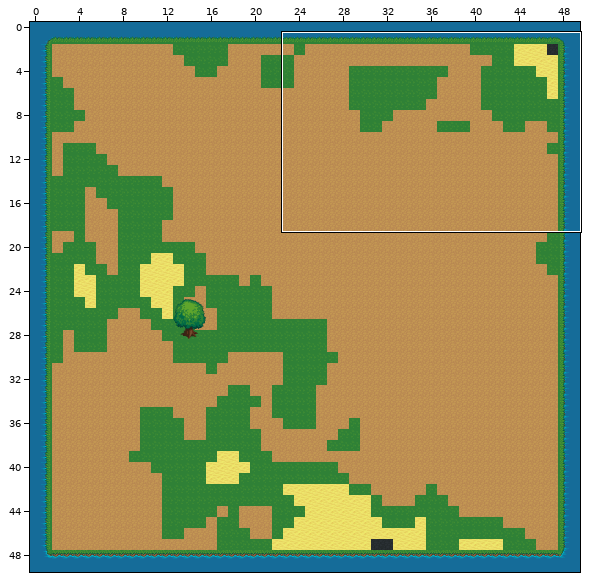
Tiled map, stored at core/assets/generTest.tmx. The picture above shows the old version from afar; the outline marks the close-up.
Close-up. Earlier state:
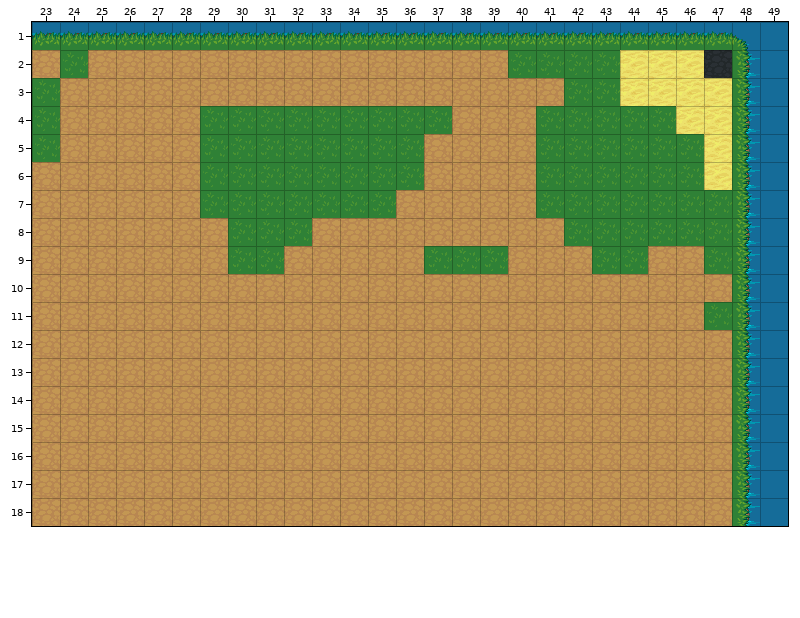
Cells are 32x32 px. Shown: x 23..49, y 1..18. The commit also changed other parts of the map, which this record leaves out.
Now the later version:
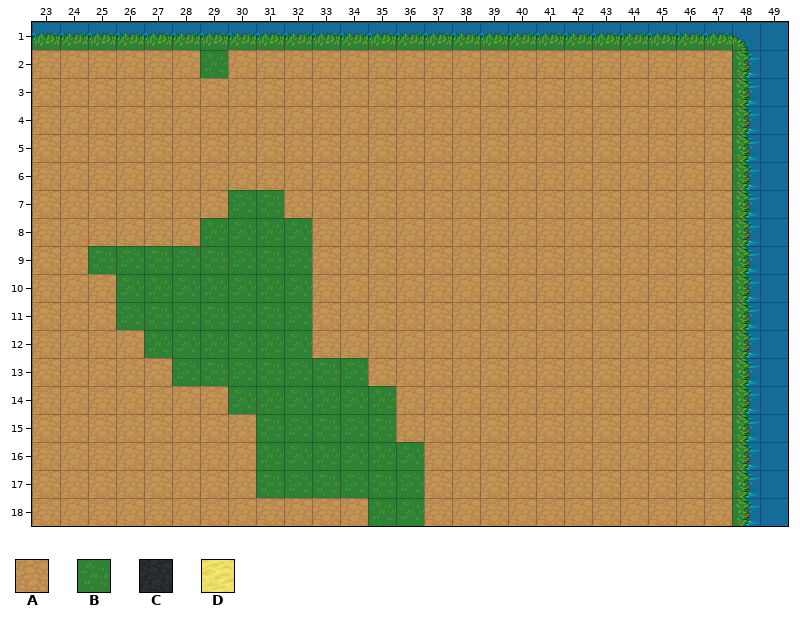
Key: from "base_out_atlas": A 112; from "terrain_atlas": B 182, C 307, D 385.
_ is an empty cell.
Tiles replaced or removed in this view: A, B, C, D.
Edits made:
Changed rows in their new state; . is an unchanged cell.
Layer "Terrain":
first column x 23:
 2 .A....B..........AAAAAAAA
 3 A..................AAAAAA
 4 A.....AAAAAAAAA...AAAAAAA
 5 A.....AAAAAAAA....AAAAAAA
 6 ......AAAAAAAA....AAAAAAA
 7 ......A..AAAA.....AAAAAAA
 8 ......B............AAAAAA
 9 ..BBBBB..B....AAA...AA..A
10 ...BBBBBBB...............
11 ...BBBBBBB..............A
12 ....BBBBBB...............
13 .....BBBBBBB.............
14 .......BBBBBB............
15 ........BBBBB............
16 ........BBBBBB...........
17 ........BBBBBB...........
18 ............BB...........
